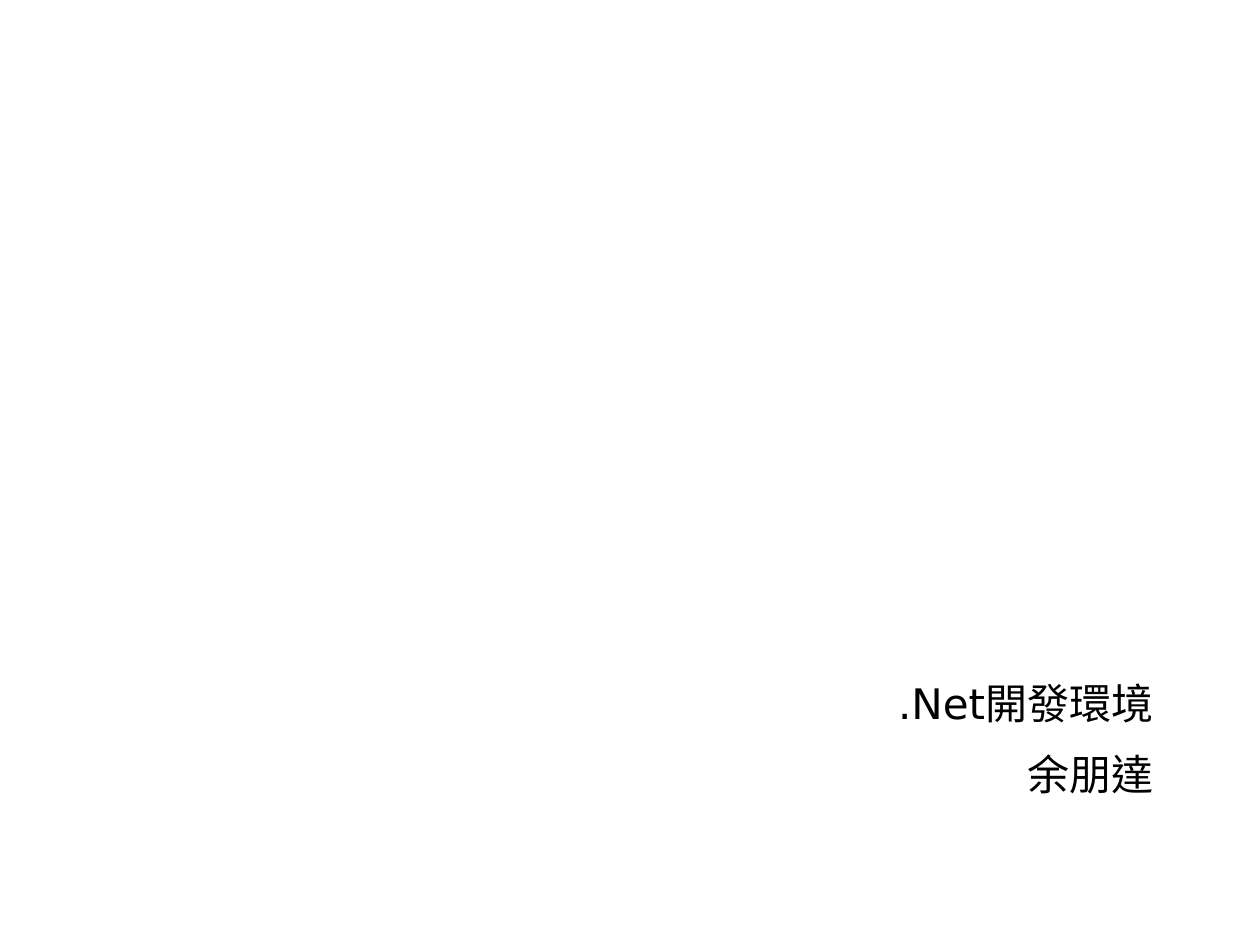
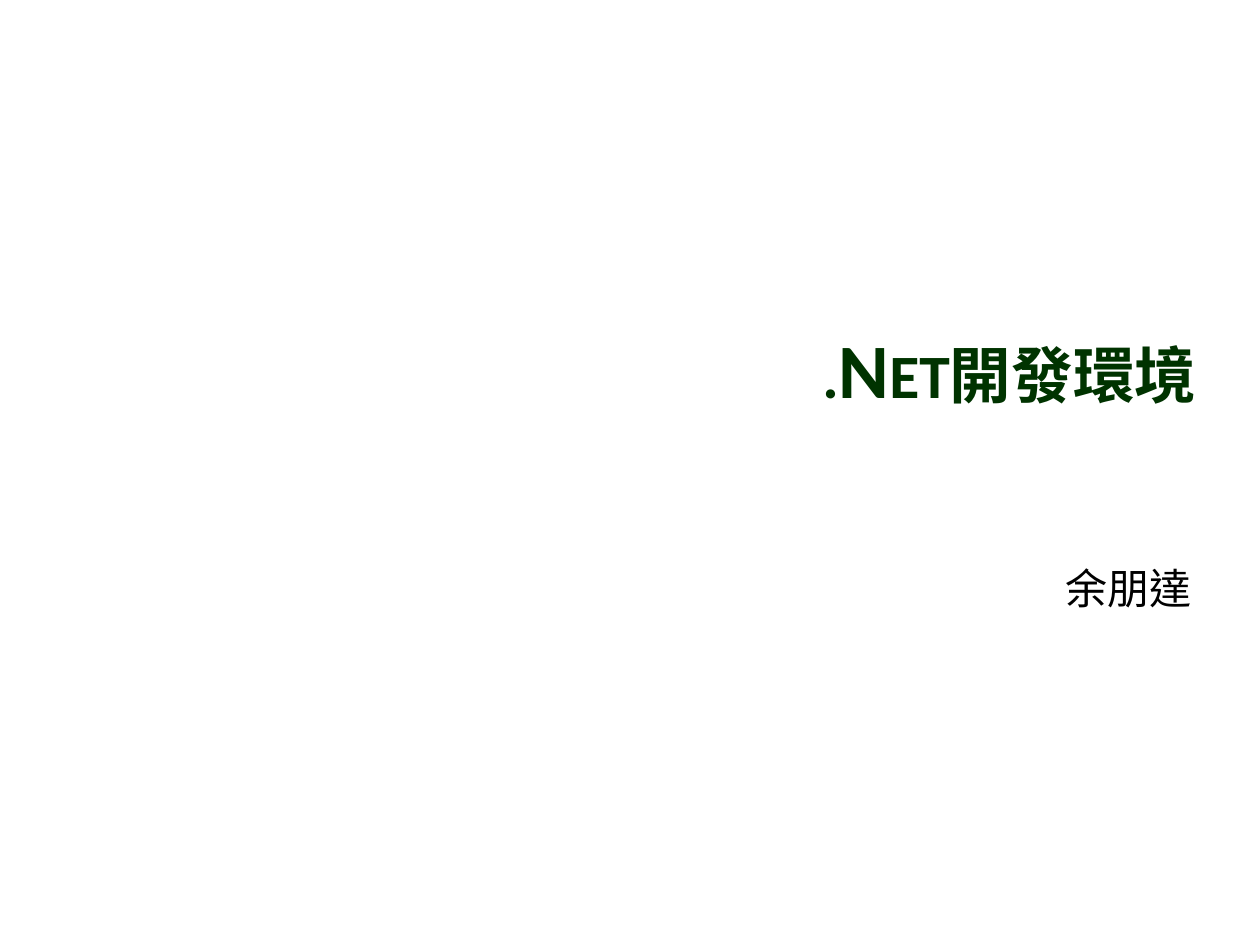
Before and after one commit to YiChiLin/TrainingPackage, a slide deck: slide 1 of 簡報及DB/.Net開發環境.pptx. Drawn at 1260x945 pixels with LibreOffice and Linux fonts; fonts in the diff are those of the drawing; background and template pictures are left out. Boxes give left, top, right and bottom in pixels: in the first picture for what was removed or moved away, otherwise in the second. Text is boxed around its words. In the diff, an @@ line names an element or a change of style, - is before the commit and + after.

```diff
--- a/簡報及DB/.Net開發環境.pptx
+++ b/簡報及DB/.Net開發環境.pptx
@@ title added at (357, 315, 1208, 518), 44 pt, text #003300, bold, small capitals @@
+.Net開發環境
@@ subtitle "余朋達": place and size @@
-subtitle "余朋達" at (898, 685, 1153, 794)
+subtitle "余朋達" at (1065, 568, 1191, 608)
@@ subtitle "余朋達" at (1065, 568, 1191, 608): font DejaVu Sans to Calibri; less space between paragraphs @@
@@ subtitle at (898, 685, 1153, 723): paragraph removed @@
-.Net開發環境
```
Also in this commit, not shown: 12 other slides changed, 2 slides removed, 1 other file.
